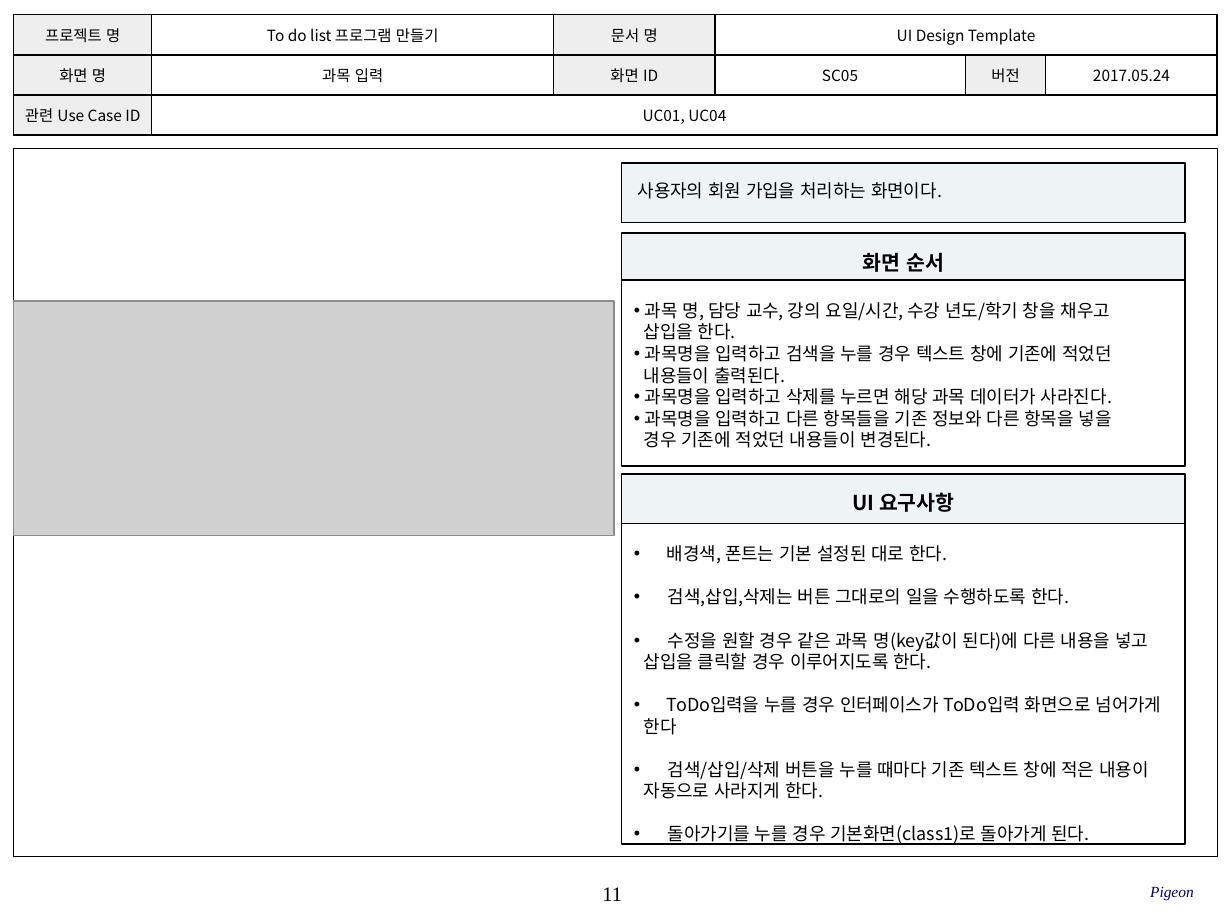
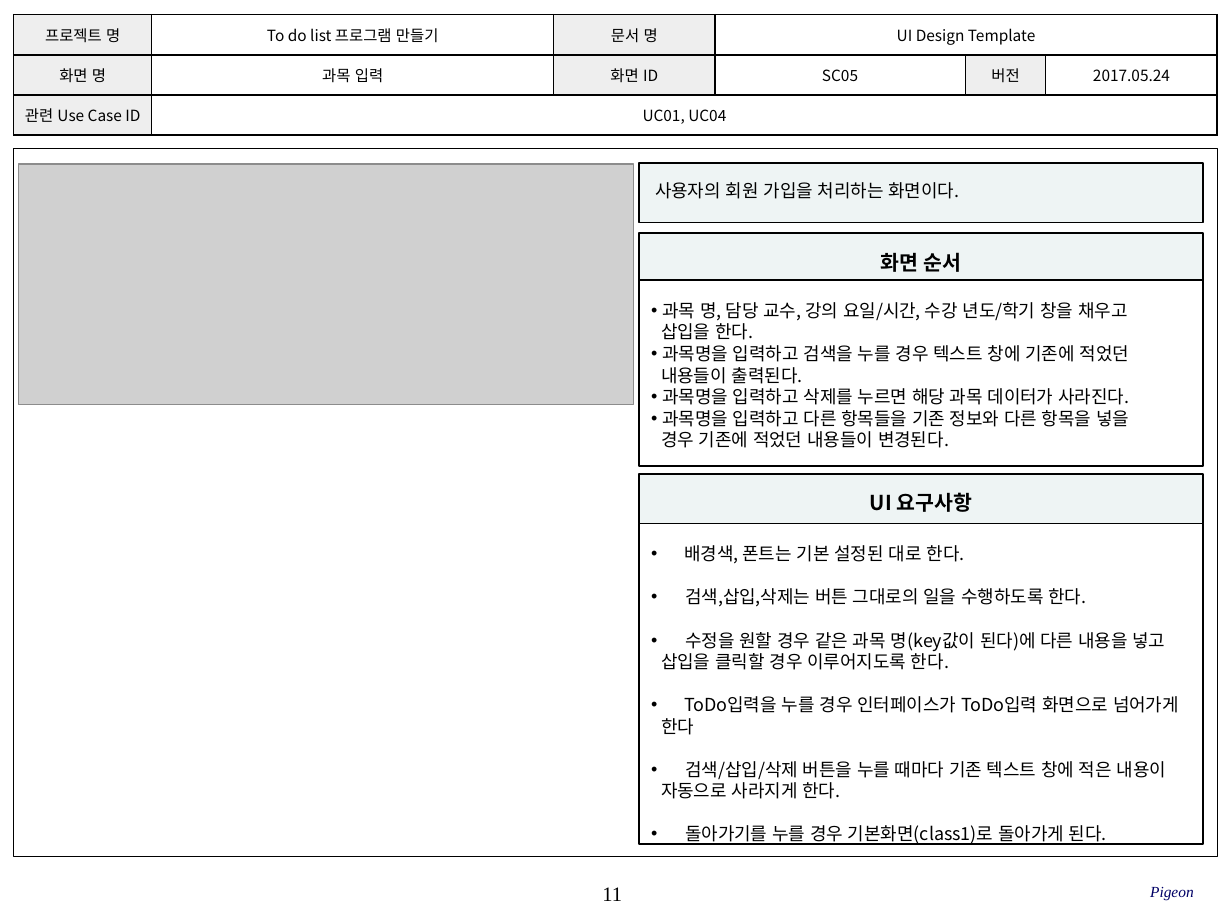
Before and after one commit to SE-admin/9, a slide deck: slide 11 of doc/3_ 설계서/UI Design Template_9_pigeon.pptx. Drawn at 1232x924 pixels with LibreOffice and Linux fonts; fonts in the diff are those of the drawing; grey boxes stand for pictures; background and template pictures are left out. Boxes give left, top, right and bottom in pixels: in the first picture for what was removed or moved away, otherwise in the second. Text is boxed around its words. In the diff, an @@ line names an element or a change of style, - is before the commit and + after.

```diff
--- a/doc/3_ 설계서/UI Design Template_9_pigeon.pptx
+++ b/doc/3_ 설계서/UI Design Template_9_pigeon.pptx
@@ picture: place and size @@
-picture at [14,301,614,536]
+picture at [18,164,633,404]
@@ 5 rectangles: place and size @@
-5 rectangles at [622,163,1186,844]
+5 rectangles at [639,163,1204,844]
```
Also in this commit, not shown: 9 other slides changed.
